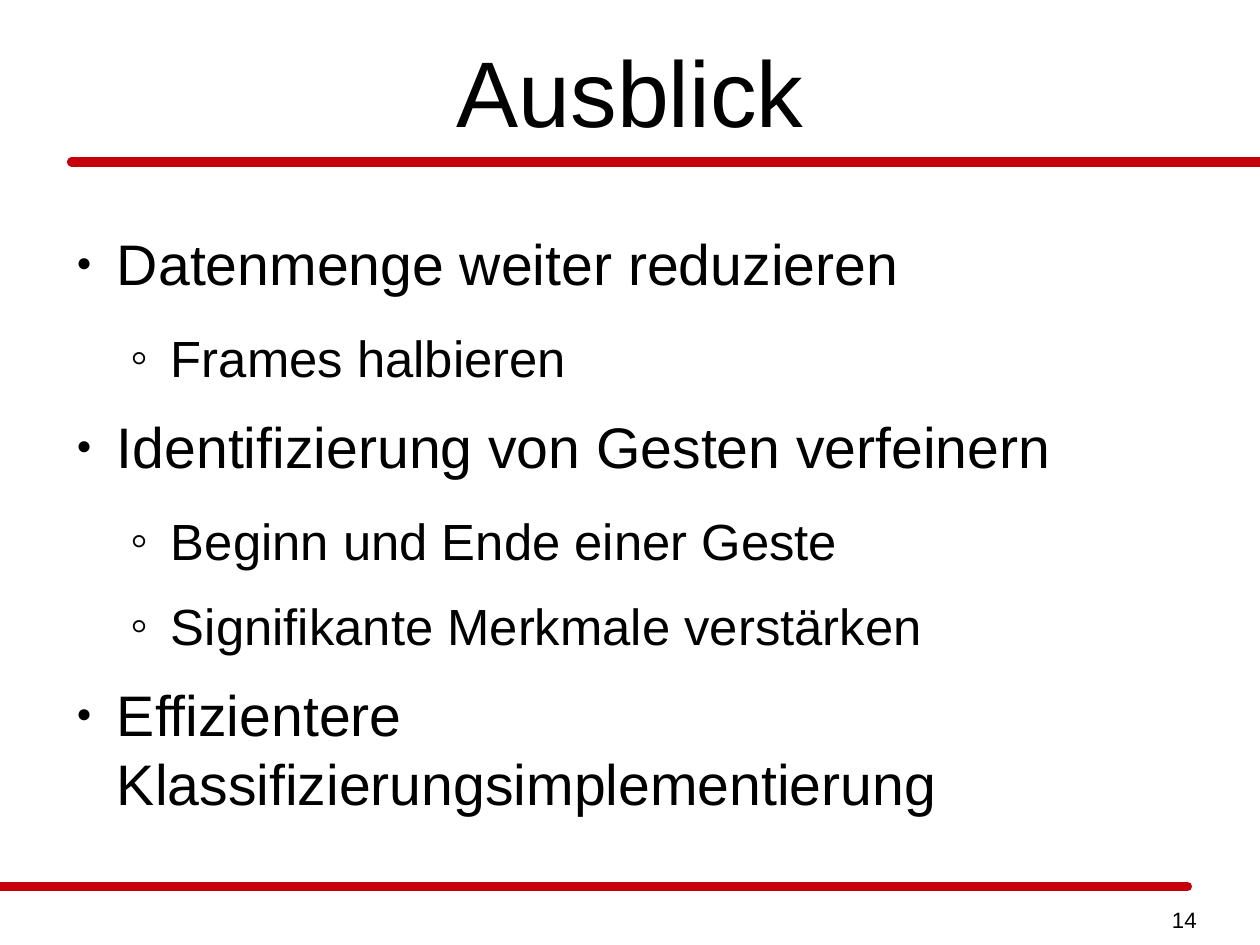
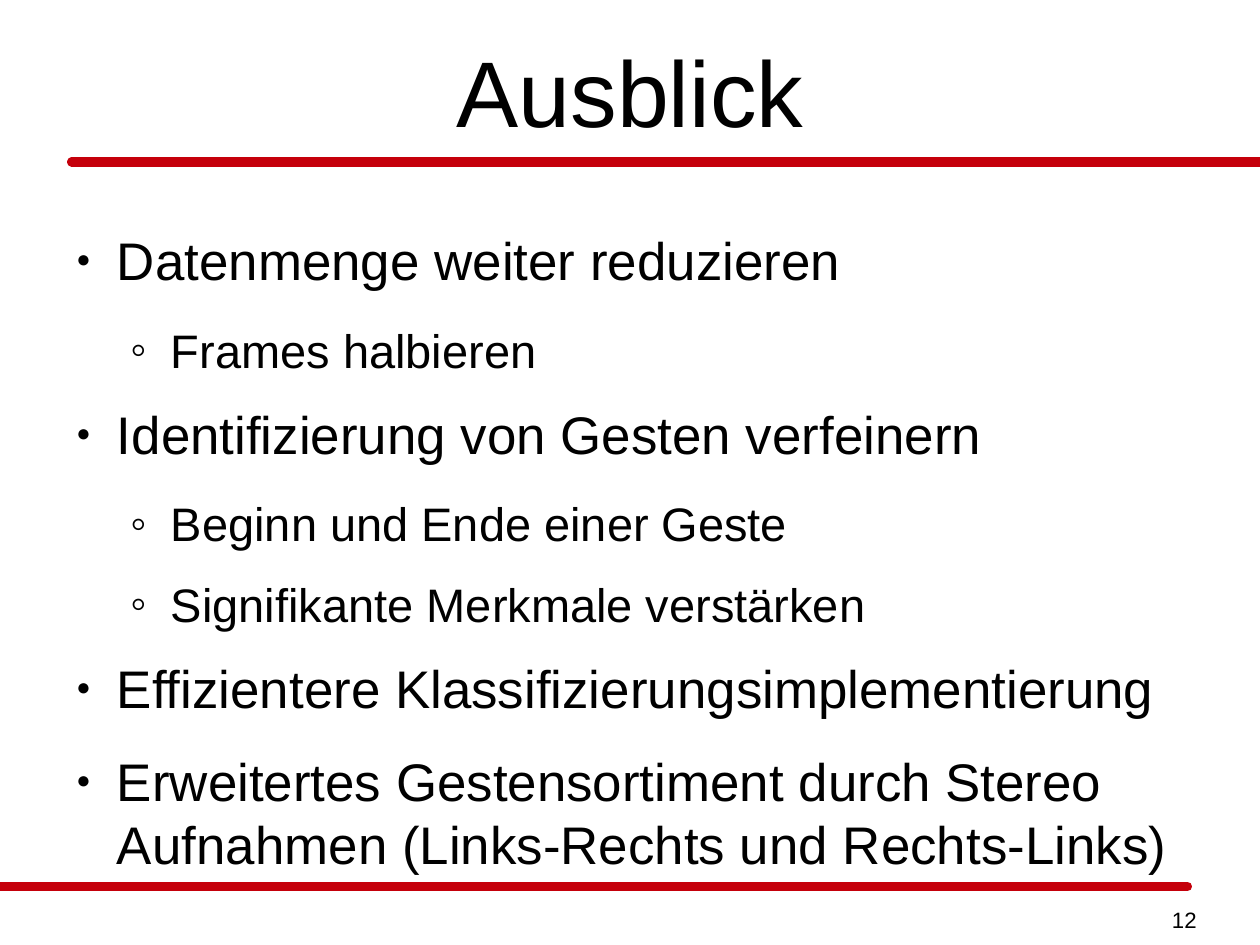
Before and after one commit to daandres/ml_soundwave_doppler_effect, a slide deck: slide 12 of praesentation/hmm/praesentation_ml_hmm_pasler_rieder.odp (slide 14 before the commit). Drawn at 1260x945 pixels with LibreOffice and Linux fonts; fonts in the diff are those of the drawing. Boxes give left, top, right and bottom in pixels: in the first picture for what was removed or moved away, otherwise in the second. Text is boxed around its words. In the diff, an @@ line names an element or a change of style, - is before the commit and + after.

```diff
--- a/praesentation/hmm/praesentation_ml_hmm_pasler_rieder.odp
+++ b/praesentation/hmm/praesentation_ml_hmm_pasler_rieder.odp
@@ text at [117, 241, 1153, 718]: size 36 to 33.3 pt in "Datenmenge weiter reduzieren", "Identifizierung von Gesten verfeinern", "Effizientere Klassifizierungsimplementierung"; size 32 to 29.6 pt in "Frames halbieren", "Beginn und Ende einer Geste", "Signifikante Merkmale verstärken" @@
@@ text at [117, 762, 1166, 875]: paragraph added @@
+● Erweitertes Gestensortiment durch Stereo Aufnahmen (Links-Rechts und Rechts-Links)
@@ page number at [1172, 912, 1197, 928]: text changed @@
-14
+12
```
Also in this commit, not shown: 4 other slides changed, 1 slide added, 1 other file.
